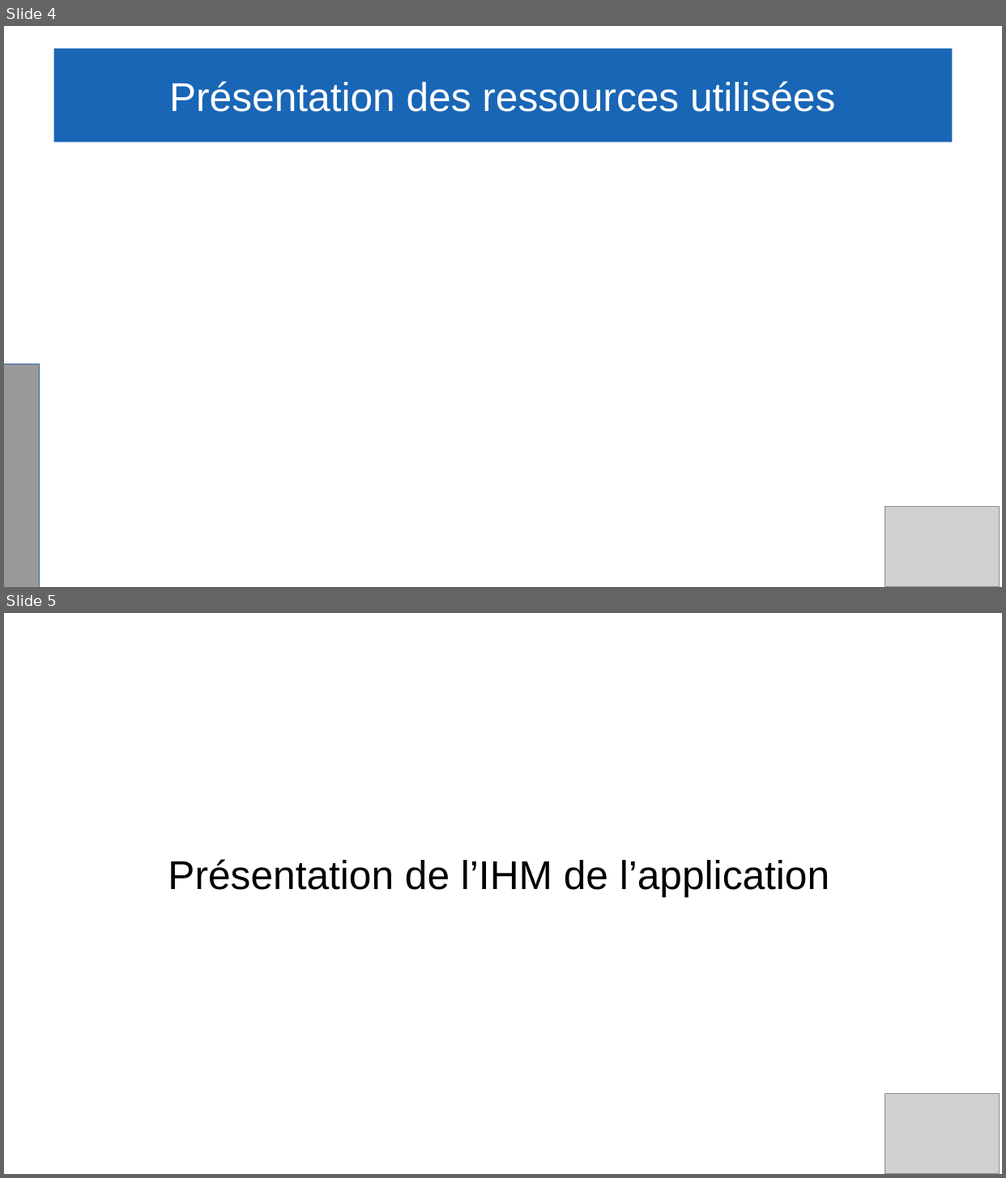
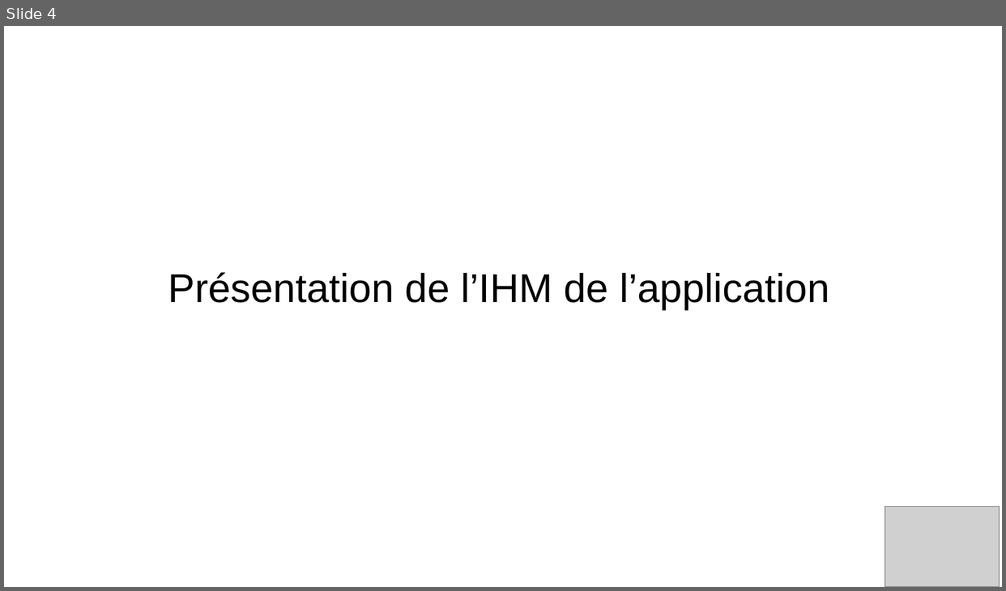
Before and after one commit to Gabin221/Tracking-BLE-documents, a slide deck: Revues/Revues2/Gabin/presentation_yahya_andrea_gabin.odp. Shown one above the other, each under a label of ours: slides 4 and 5 before the commit, slide 4 after it. The pictures are 1006x1178 and 1006x591 pixels, drawn with LibreOffice and Linux fonts; fonts in the diff are those of the drawing; grey boxes stand for pictures. Boxes give left, top, right and bottom in pixels: in the first picture for what was removed or moved away, otherwise in the second. Text is boxed around its words. In the diff, an @@ line names an element or a change of style, - is before the commit and + after.

```diff
--- a/Revues/Revues2/Gabin/presentation_yahya_andrea_gabin.odp
+++ b/Revues/Revues2/Gabin/presentation_yahya_andrea_gabin.odp
@@ slide 4 removed at (4, 26, 1002, 587), background #FFFFFF @@
@@ title removed at (53, 49, 953, 143) @@
-Présentation des ressources utilisées
@@ rectangle removed at (4, 365, 40, 587) @@
@@ picture removed at (885, 507, 1000, 587) @@
@@ what was slide 5 is now slide 4 @@
```
Also in this commit, not shown: 2 other files.
